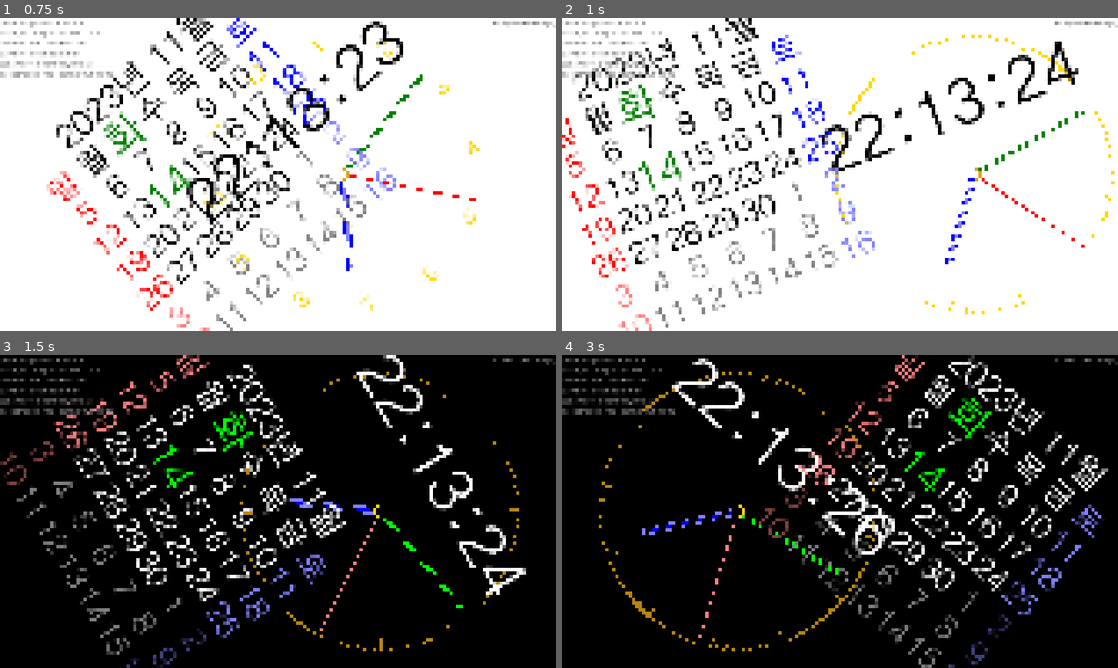
Above: before the commit, frames 1-4 (two rows, left to right).
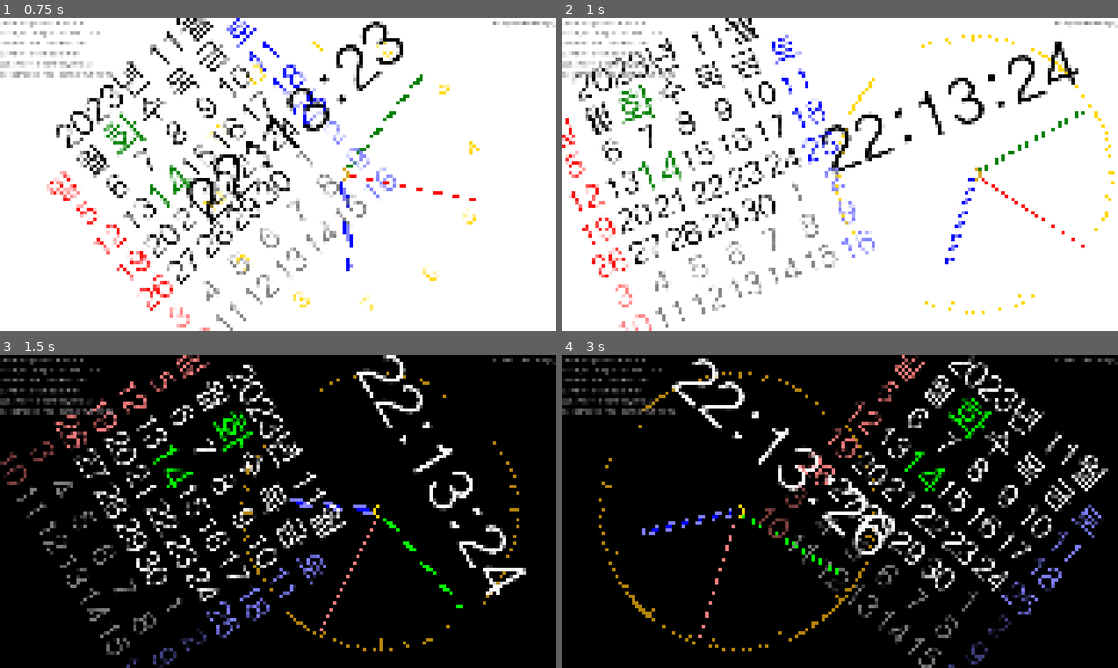
Above: after the commit, the same moments.

Repository: kasworld/gd4analogclockcal
Game: Godot game, scene res://main.tscn
Two runs of this game, one before a commit and one after it. Both use one fixed random seed, a clock stepped at 60 frames per second and the inputs below.
Inputs (mouse positions are in pixels of both pictures, inside the frame that each line leads up to):
- Up to frame 1 (0.75 s): tap Enter at 0.5, 0.6 s; move the mouse to (400, 158) at 0.52 s; click (400, 158) at 0.67 s
- Up to frame 2 (1 s): tap Space at 0.77 s
- Up to frame 3 (1.5 s): move the mouse to (166, 527) at 1.27 s; tap Z at 1.35 s; click (166, 527) at 1.42 s
- Up to frame 4 (3 s): tap Space at 1.52 s; move the mouse to (895, 442) at 2.02 s; tap Enter at 2.1 s; click (895, 442) at 2.17 s; move the mouse to (812, 574) at 2.77 s; tap Z at 2.85 s; click (812, 574) at 2.92 s

Frame 1 is identical in both runs. In frame 2, 0.1% of the frame differs, in the area x 49-99%, y 6-94%; in frame 3, 0.1%; in frame 4, 0.2%, in the area x 7-57%, y 6-94%.

Commit message:
update make_dial_lines

Diff:
--- a/analog_clock/analog_clock.gd
+++ b/analog_clock/analog_clock.gd
@@ -58,17 +58,20 @@
 
 
 enum BarAlign {In,Mid,Out}
-func make_dial_lines() -> void:
-	var r := dial_line_radius
+## offset_setting : [ [ modint, r rate ]... ]
+const offset_setting := [
+		[30, 0.08],
+		[5,  0.04],
+		[1,  0.02],
+	]
+func make_dial_lines(r :float) -> void:
 	for i in range(0,360):
 		var rad := deg_to_rad(i) -PI/2
 		var offset :float = 0
-		if i % 30 == 0 :
-			offset = r*0.08
-		elif i % 6 == 0 :
-			offset = r*0.04
-		else :
-			offset = r*0.02
+		for os in offset_setting:
+			if i % os[0] == 0:
+				offset = r * os[1]
+				break
 		match dial_line_align:
 			BarAlign.In :
 				dial_lines.append_array([ make_pos_by_rad_r(rad,r-offset), make_pos_by_rad_r(rad,r) ])
@@ -106,7 +109,7 @@
 		dial_line_thick = -1
 	dial_line_align = BarAlign.In
 	dial_line_colorkey = "dial_line"
-	make_dial_lines()
+	make_dial_lines(dial_line_radius)
 
 	dial_text_radius = r *0.95
 	dial_text_font_size = r*0.15
